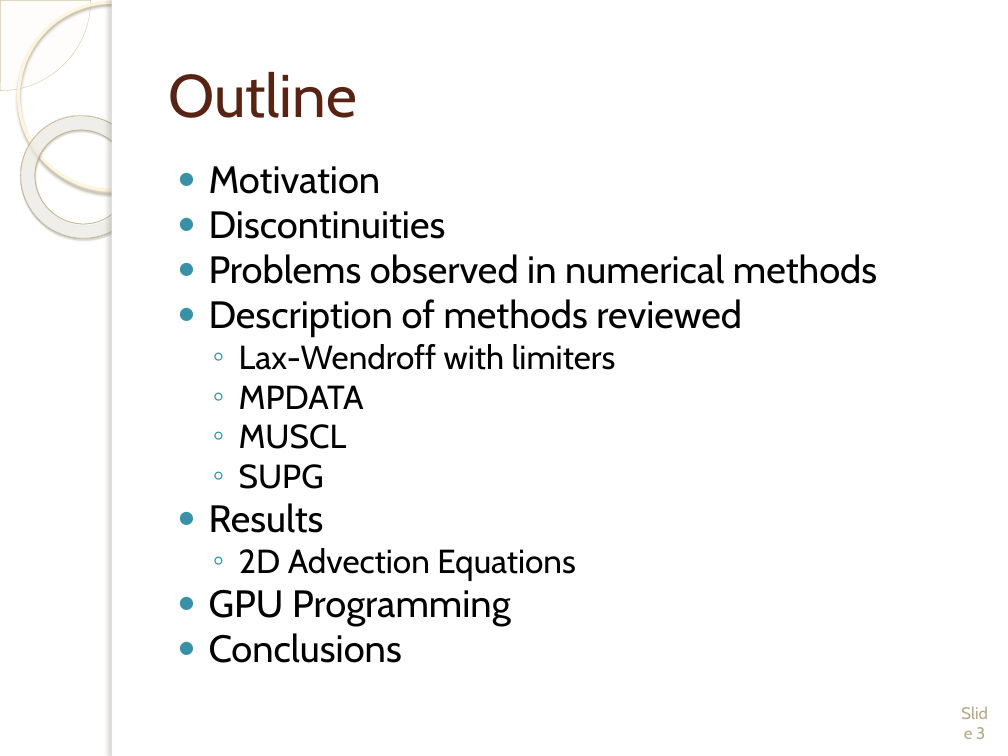
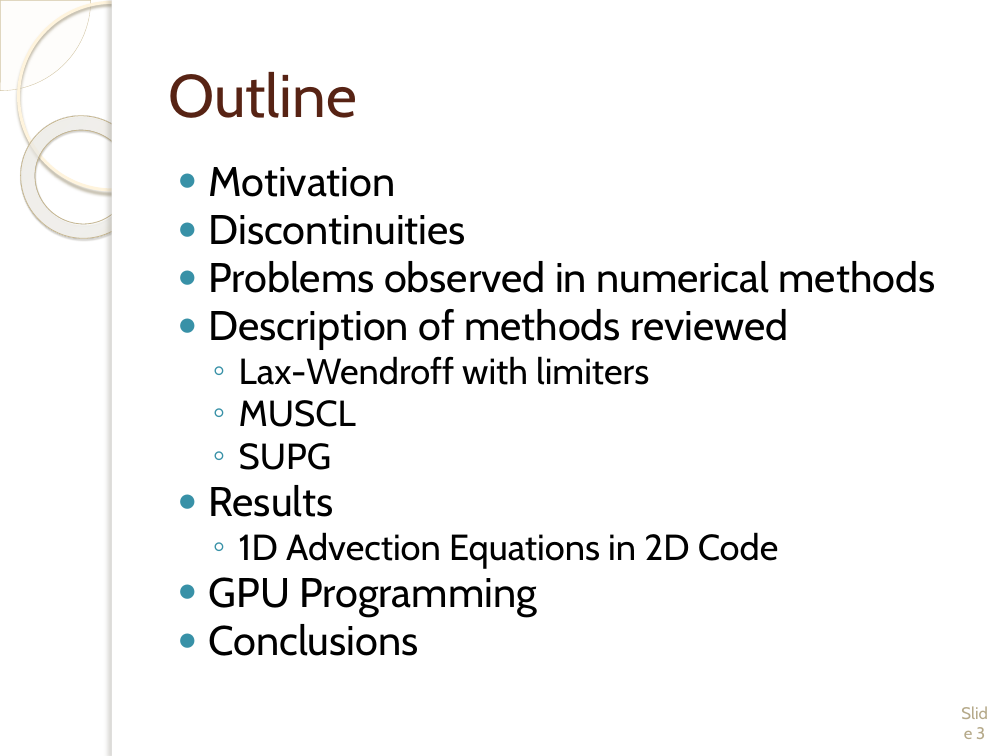
Before and after one commit to wmatern/summer_LANL, a slide deck: slide 3 of Final Research Presentation/Final_LongPres_Davis_Matern.pptx. Drawn at 1008x756 pixels with LibreOffice and Linux fonts; fonts in the diff are those of the drawing; background and template pictures are left out. Boxes give left, top, right and bottom in pixels: in the first picture for what was removed or moved away, otherwise in the second. Text is boxed around its words. In the diff, an @@ line names an element or a change of style, - is before the commit and + after.

Commit message:
Added MPDATA movies.

```diff
--- a/Final Research Presentation/Final_LongPres_Davis_Matern.pptx
+++ b/Final Research Presentation/Final_LongPres_Davis_Matern.pptx
@@ text at <box>209,167,936,656</box>: size 27.2 to 29.6 pt in "Motivation", "Discontinuities", "Problems observed in numerical methods", "Description of methods reviewed" and 3 more places; size 23.8 to 25.9 pt in "Lax-Wendroff with limiters", "MUSCL", "SUPG" @@
@@ text at <box>239,385,364,409</box>: paragraph removed @@
-  ◦ MPDATA
@@ text at <box>239,532,778,568</box>: text changed; size 23.8 to 25.9 pt @@
-  ◦ 2D Advection Equations
+  ◦ 1D Advection Equations in 2D Code
```
Also in this commit, not shown: 7 other slides changed, 2 slides added, 1 slide removed, 9 other files.
